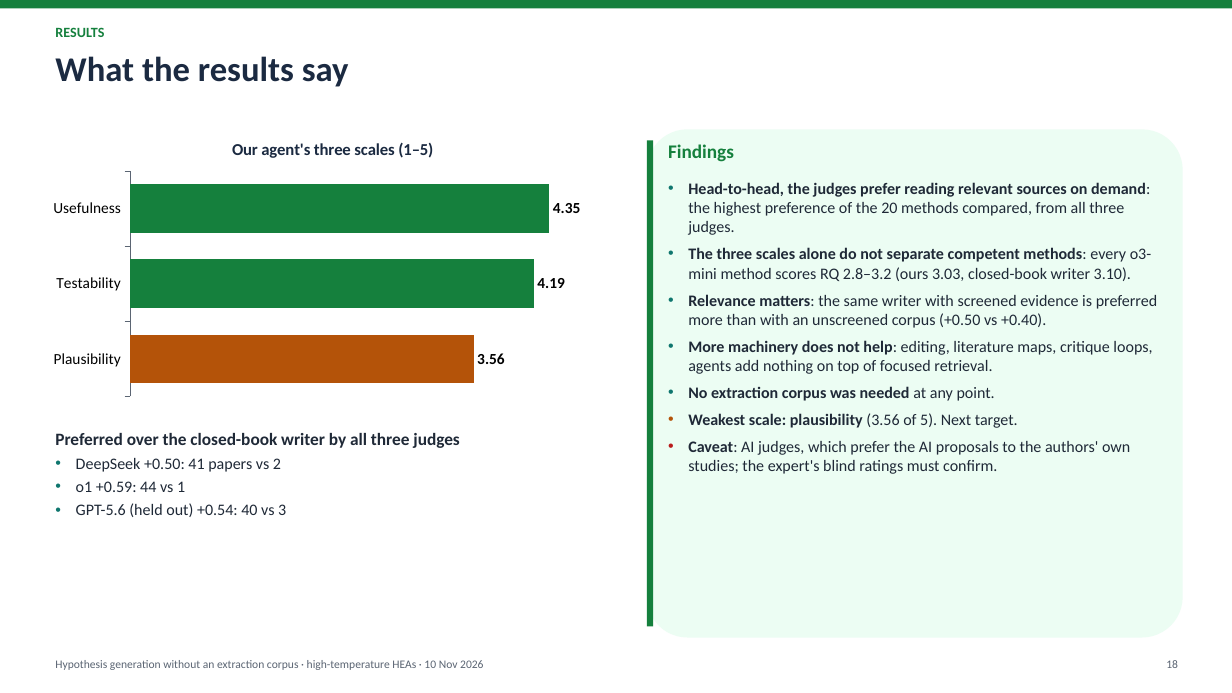
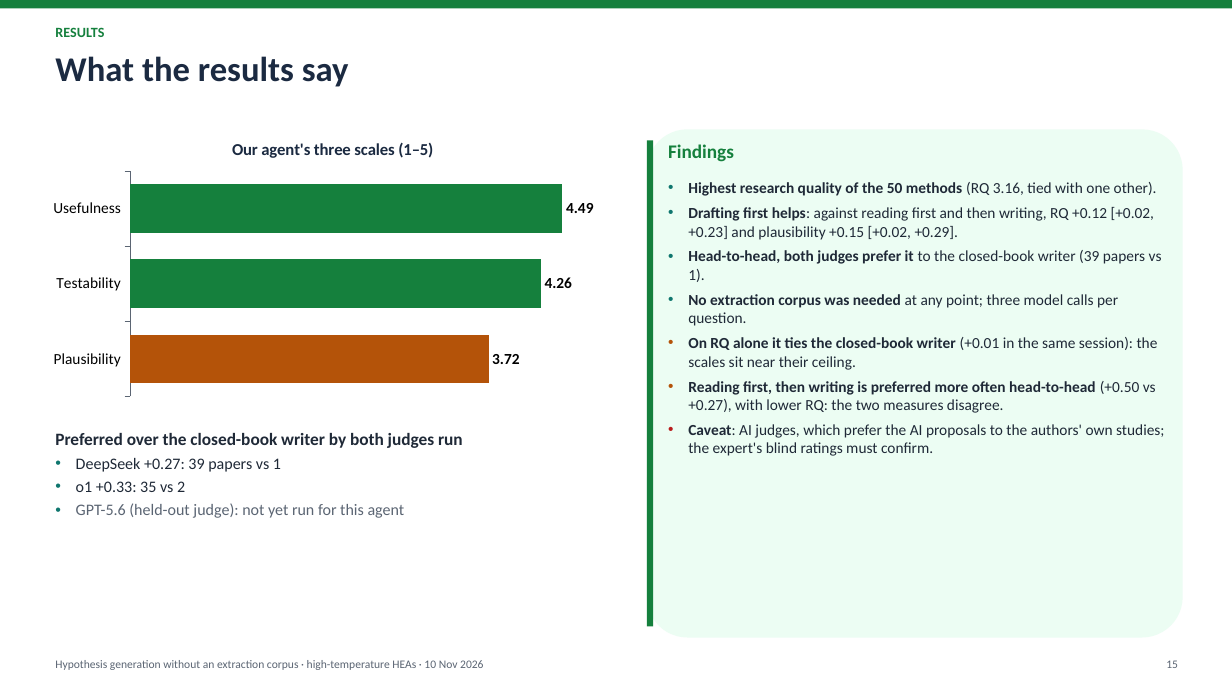
Before and after one commit to yadyneshsonale/materials-hypothesis-generation, a slide deck: slide 15 of presentations/2026-11-10_on_demand_retrieval/on_demand_hypothesis_generation_2026-11-10.pptx (slide 18 before the commit). Drawn at 1232x693 pixels with LibreOffice and Linux fonts; fonts in the diff are those of the drawing. Boxes give left, top, right and bottom in pixels: in the first picture for what was removed or moved away, otherwise in the second. Text is boxed around its words. In the diff, an @@ line names an element or a change of style, - is before the commit and + after.

```diff
--- a/presentations/2026-11-10_on_demand_retrieval/on_demand_hypothesis_generation_2026-11-10.pptx
+++ b/presentations/2026-11-10_on_demand_retrieval/on_demand_hypothesis_generation_2026-11-10.pptx
@@ bar chart at (42, 125, 624, 402) @@
@@ Our agent's three scales (1–5), Usefulness: 4.35 to 4.49 @@
@@ Our agent's three scales (1–5), Testability: 4.19 to 4.26 @@
@@ Our agent's three scales (1–5), Plausibility: 3.56 to 3.72 @@
@@ text at (688, 182, 1162, 413): text changed; size 12.5 to 12 pt @@
-• Head-to-head, the judges prefer reading relevant sources on demand: the highest preference of the 20 methods compared, from all three judges.
-• The three scales alone do not separate competent methods: every o3-mini method scores RQ 2.8–3.2 (ours 3.03, closed-book writer 3.10).
-• Relevance matters: the same writer with screened evidence is preferred more than with an unscreened corpus (+0.50 vs +0.40).
-• More machinery does not help: editing, literature maps, critique loops, agents add nothing on top of focused retrieval.
-• No extraction corpus was needed at any point.
-• Weakest scale: plausibility (3.56 of 5). Next target.
+• Highest research quality of the 50 methods (RQ 3.16, tied with one other).
+• Drafting first helps: against reading first and then writing, RQ +0.12 [+0.02, +0.23] and plausibility +0.15 [+0.02, +0.29].
+• Head-to-head, both judges prefer it to the closed-book writer (39 papers vs 1).
+• No extraction corpus was needed at any point; three model calls per question.
+• On RQ alone it ties the closed-book writer (+0.01 in the same session): the scales sit near their ceiling.
+• Reading first, then writing is preferred more often head-to-head (+0.50 vs +0.27), with lower RQ: the two measures disagree.
@@ text at (55, 433, 463, 518): text changed @@
-Preferred over the closed-book writer by all three judges
-• DeepSeek +0.50: 41 papers vs 2
-• o1 +0.59: 44 vs 1
-• GPT-5.6 (held out) +0.54: 40 vs 3
+Preferred over the closed-book writer by both judges run
+• DeepSeek +0.27: 39 papers vs 1
+• o1 +0.33: 35 vs 2
+• GPT-5.6 (held-out judge): not yet run for this agent
@@ text at (688, 424, 1164, 456): size 12.5 to 12 pt in "Caveat: AI judges, which prefer the AI ..."; less space between paragraphs @@
@@ text at (1166, 660, 1178, 668): text changed @@
-18
+15
```
Also in this commit, not shown: 13 other slides changed, 3 slides removed, 5 other files.
